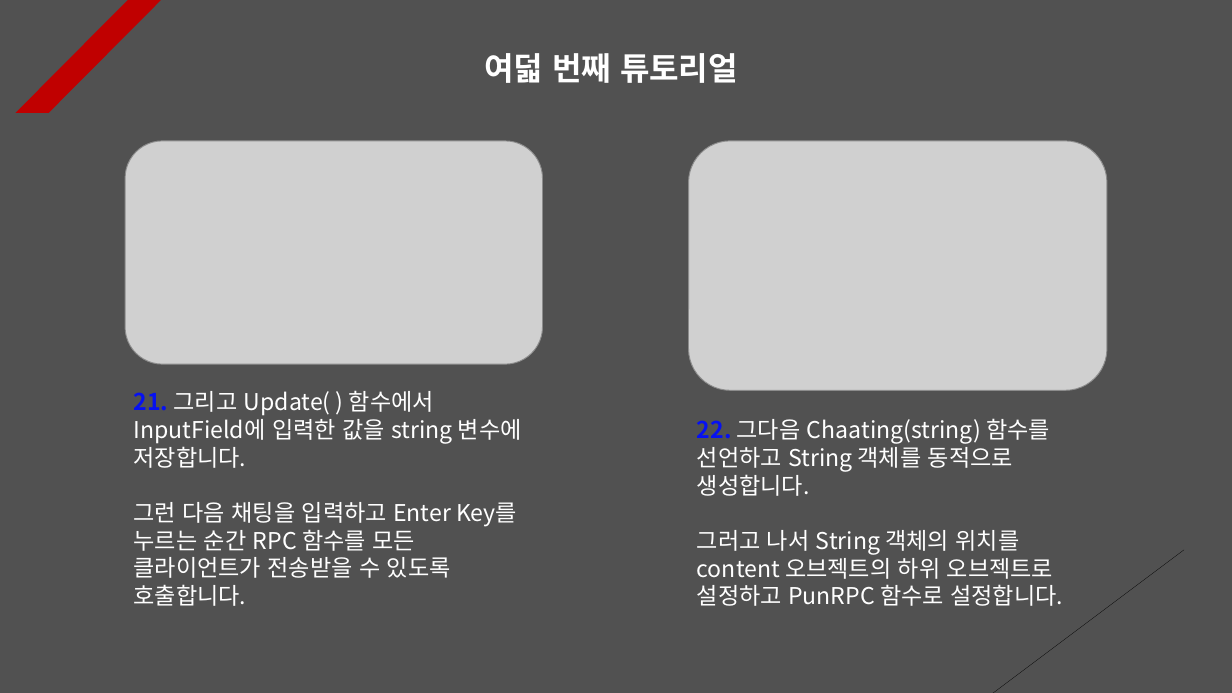
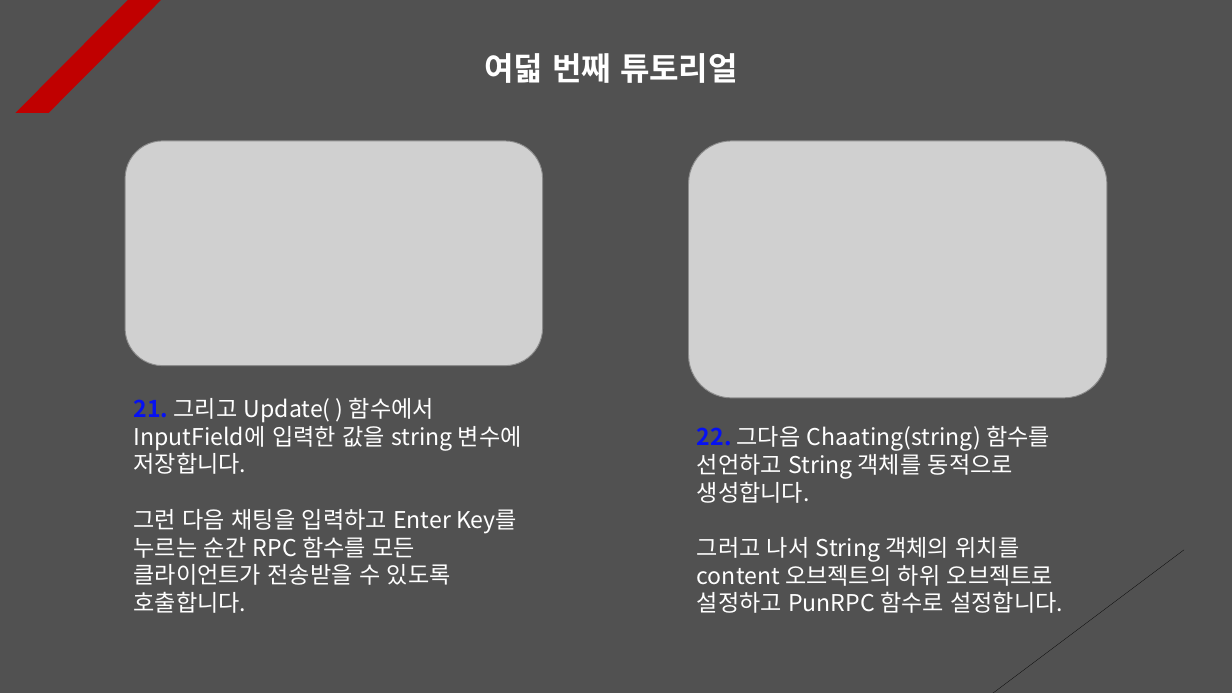
Before and after one commit to Unity2033/3D-UnityEngine, a slide deck: slide 9 of Assets/Class/Photon Server/PPT Data/Photon RPC.pptx. Drawn at 1232x693 pixels with LibreOffice and Linux fonts; fonts in the diff are those of the drawing; grey boxes stand for pictures. Boxes give left, top, right and bottom in pixels: in the first picture for what was removed or moved away, otherwise in the second. Text is boxed around its words. In the diff, an @@ line names an element or a change of style, - is before the commit and + after.

```diff
--- a/Assets/Class/Photon Server/PPT Data/Photon RPC.pptx
+++ b/Assets/Class/Photon Server/PPT Data/Photon RPC.pptx
@@ picture: place and size @@
-picture at bbox=[689, 140, 1107, 390]
+picture at bbox=[689, 140, 1107, 397]
@@ text "21. 그리고 Update( ) 함수에서 ...": place and size @@
-text "21. 그리고 Update( ) 함수에서 ..." at bbox=[134, 390, 522, 606]
+text "21. 그리고 Update( ) 함수에서 ..." at bbox=[134, 397, 522, 613]
@@ text "22. 그다음 Chaating(string) 함수를 선언하고 ...": place and size @@
-text "22. 그다음 Chaating(string) 함수를 선언하고 ..." at bbox=[697, 418, 1063, 606]
+text "22. 그다음 Chaating(string) 함수를 선언하고 ..." at bbox=[697, 425, 1063, 613]
```
Also in this commit, not shown: 1 other slide changed, 7 slides added, 32 other files.
